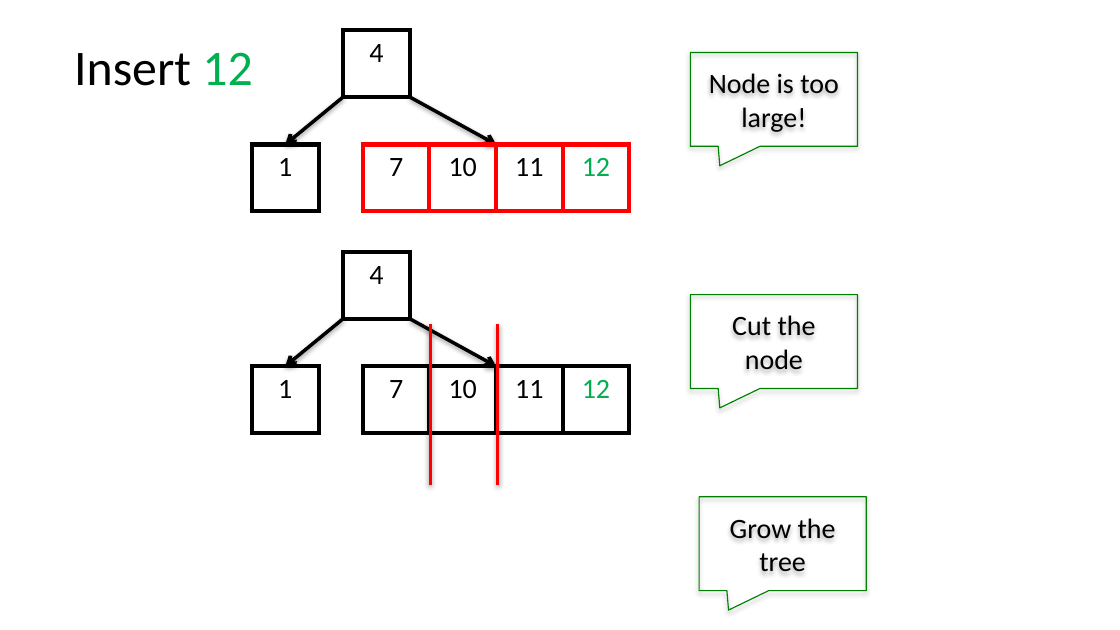
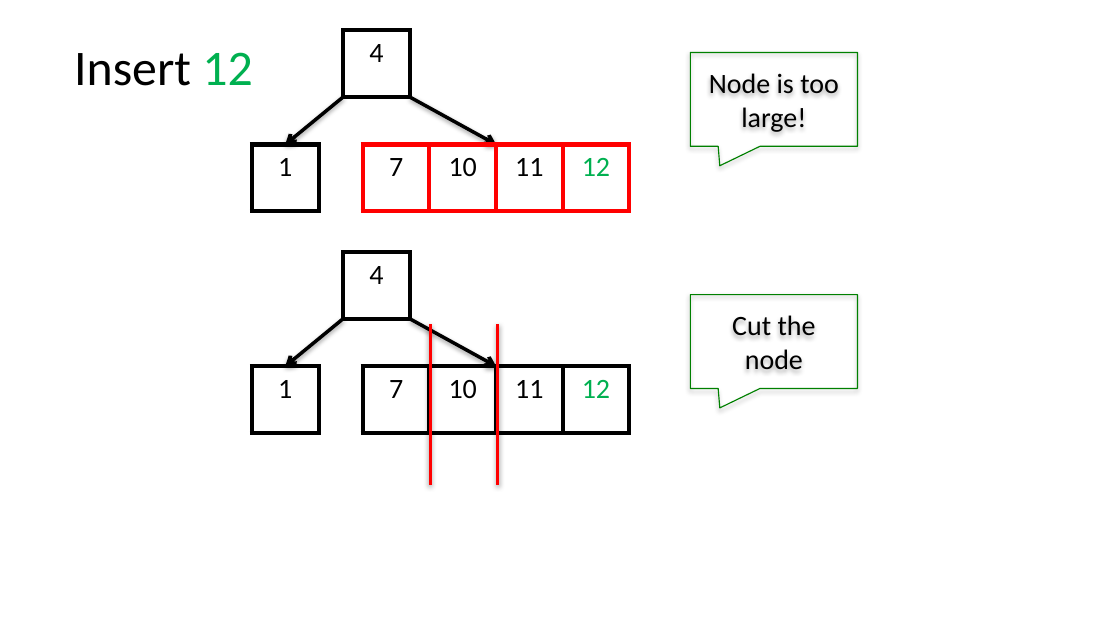
Before and after one commit to niemasd/Data-Structures-Textbook, a slide deck: slide 8 of figures/Chapter 3 - Tree Structures/3.8 - B-Trees.pptx (slide 12 before the commit). Drawn at 1120x630 pixels with LibreOffice and Linux fonts; fonts in the diff are those of the drawing. Boxes give left, top, right and bottom in pixels: in the first picture for what was removed or moved away, otherwise in the second. Text is boxed around its words. In the diff, an @@ line names an element or a change of style, - is before the commit and + after.

```diff
--- a/figures/Chapter 3 - Tree Structures/3.8 - B-Trees.pptx
+++ b/figures/Chapter 3 - Tree Structures/3.8 - B-Trees.pptx
@@ speech box removed at (x1=699, y1=497, x2=866, y2=591) @@
-Grow the tree
```
Also in this commit, not shown: 3 other slides changed, 4 slides removed, 29 other files.
